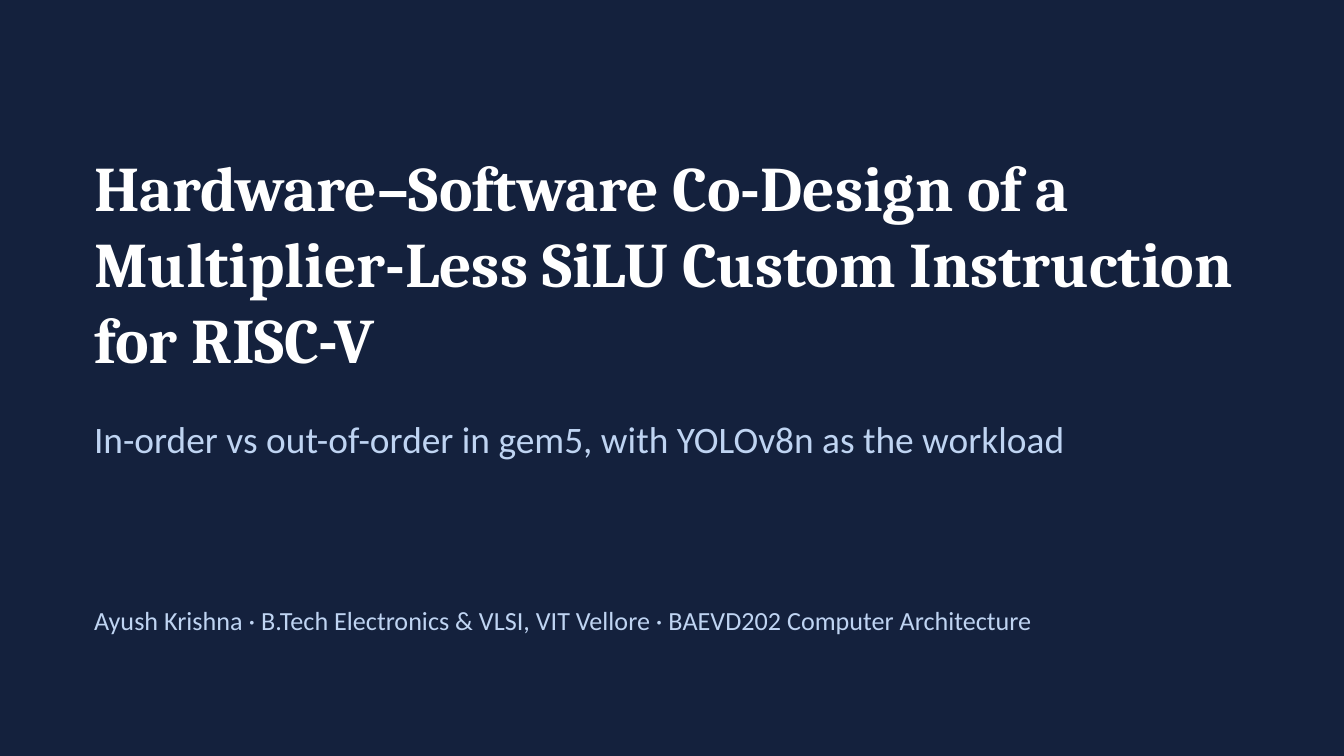
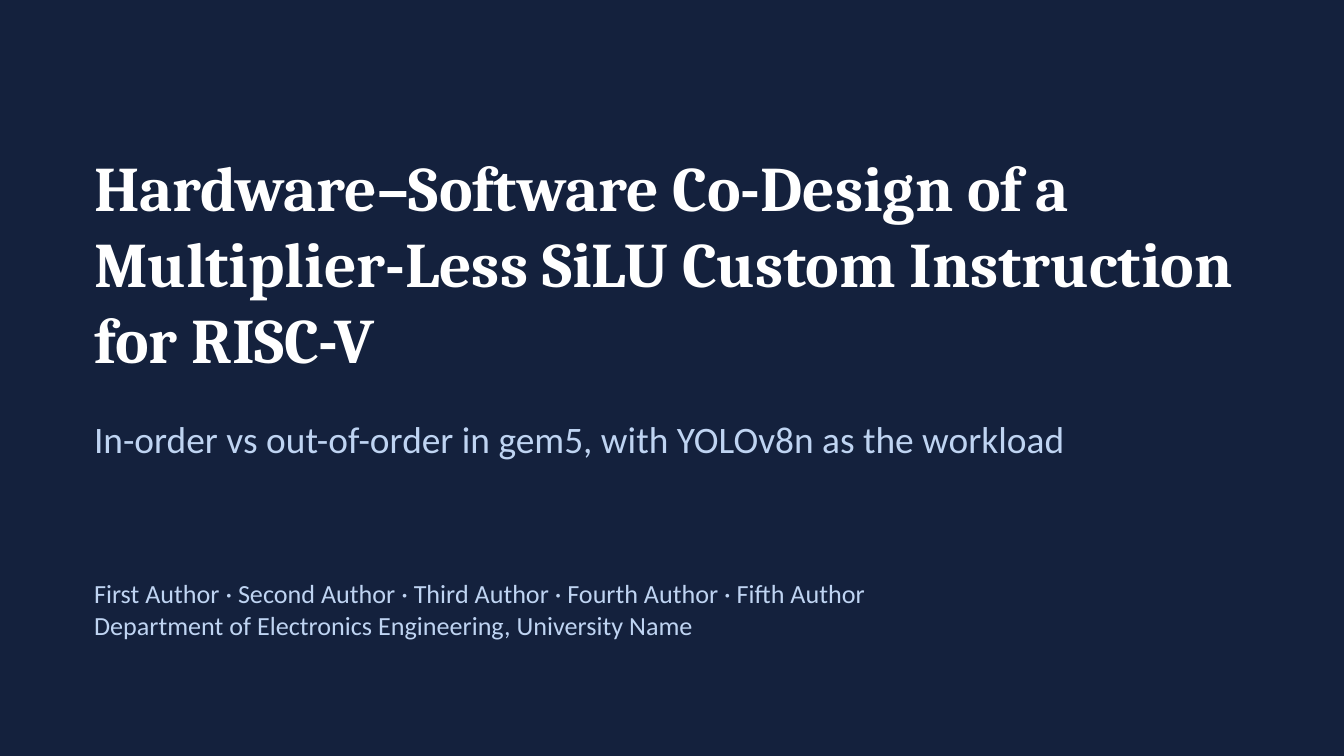
Before and after one commit to normie2099/SiLU-Architecture, a slide deck: slide 1 of results/slides/SiLU_class_presentation.pptx. Drawn at 1344x756 pixels with LibreOffice and Linux fonts; fonts in the diff are those of the drawing. Boxes give left, top, right and bottom in pixels: in the first picture for what was removed or moved away, otherwise in the second. Text is boxed around its words. In the diff, an @@ line names an element or a change of style, - is before the commit and + after.

Commit message:
Use template author names and neutral affiliation in report and slides

```diff
--- a/results/slides/SiLU_class_presentation.pptx
+++ b/results/slides/SiLU_class_presentation.pptx
@@ text at box(94, 585, 864, 640): text changed @@
-Ayush Krishna · B.Tech Electronics & VLSI, VIT Vellore · BAEVD202 Computer Architecture
+First Author · Second Author · Third Author · Fourth Author · Fifth Author
+Department of Electronics Engineering, University Name
```
Also in this commit, not shown: 1 other slide changed, 3 other files.
